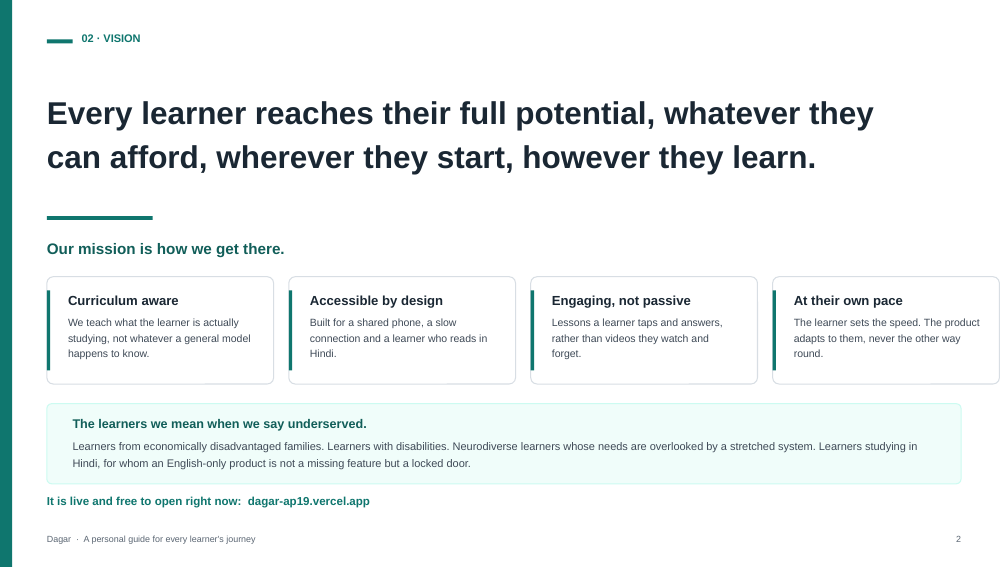
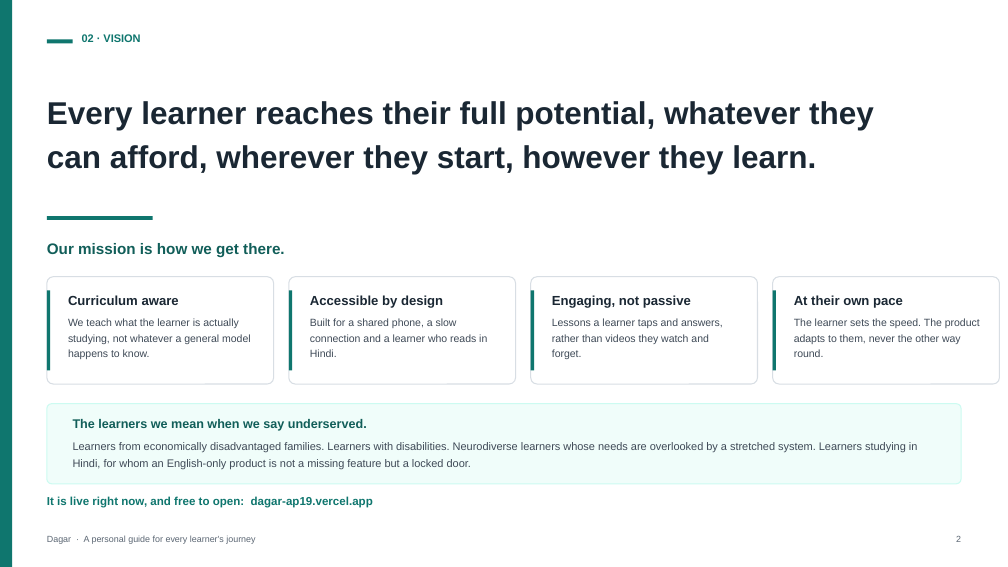
Before and after one commit to ap9650/dagar, a slide deck: slide 2 of docs/deck/Dagar-Pitch-Deck.pptx. Drawn at 1008x567 pixels with LibreOffice and Linux fonts; fonts in the diff are those of the drawing. Boxes give left, top, right and bottom in pixels: in the first picture for what was removed or moved away, otherwise in the second. Text is boxed around its words. In the diff, an @@ line names an element or a change of style, - is before the commit and + after.

```diff
--- a/docs/deck/Dagar-Pitch-Deck.pptx
+++ b/docs/deck/Dagar-Pitch-Deck.pptx
@@ text at bbox=[47, 497, 373, 509]: text changed @@
-It is live and free to open right now: dagar-ap19.vercel.app
+It is live right now, and free to open: dagar-ap19.vercel.app
```
Also in this commit, not shown: 6 other slides changed, 6 other files.
